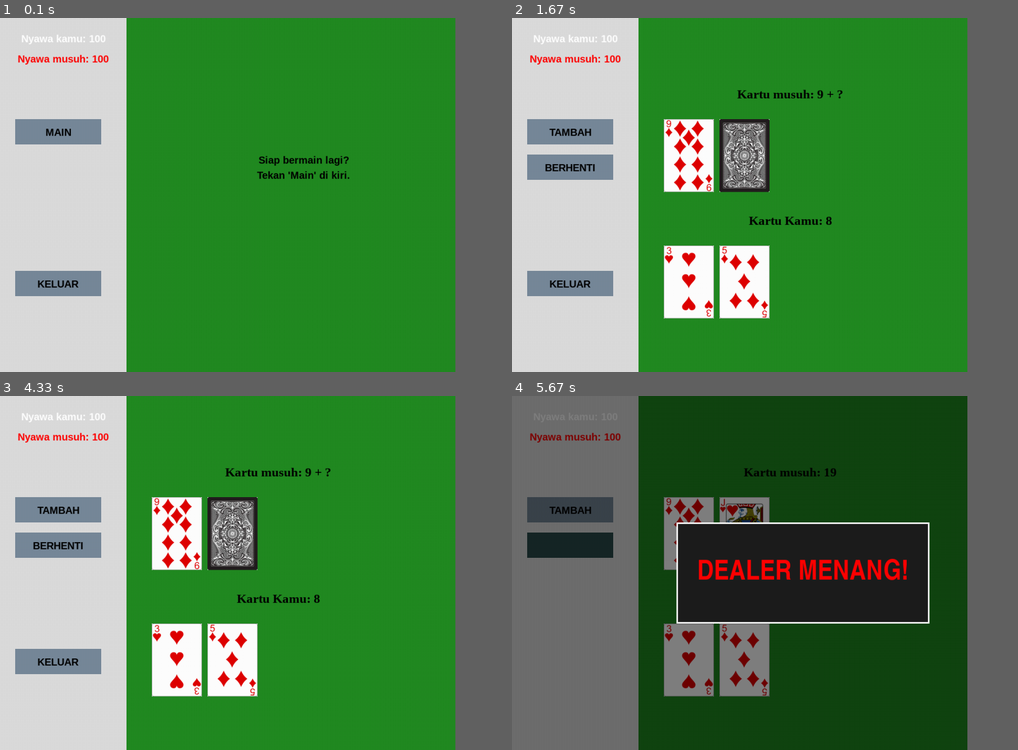
Above: before the commit, frames 1-4 (two rows, left to right).
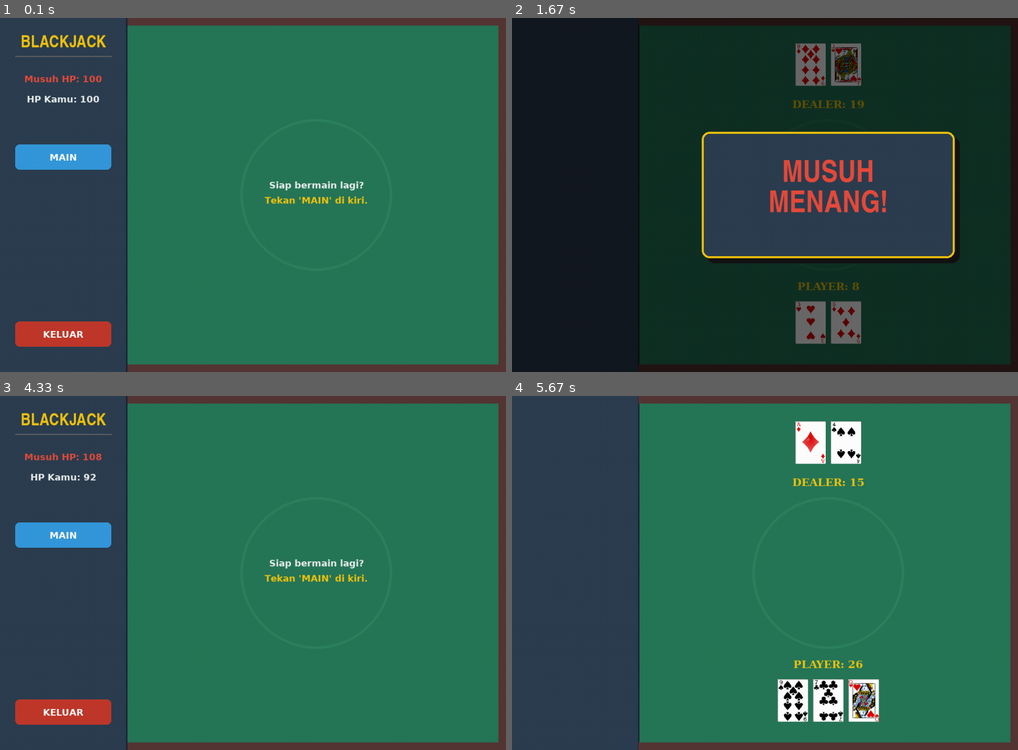
Above: after the commit, the same moments.

Repository: xRdtya/Blackjack-Game
Game: pygame game, started from blackjack_pygames.py
Same seed, same stepped clock (60 frames per second), same inputs: the game is played once before the commit and once after it.
Inputs (mouse positions are in pixels of both pictures, inside the frame that each line leads up to):
- Up to frame 1 (0.1 s): no input
- Up to frame 2 (1.67 s): click "MAIN" at 0.38 s; click (572, 191) at 0.72 s, where only the run after the commit has a clickable "STAND"
- Up to frame 3 (4.33 s): no input
- Up to frame 4 (5.67 s): click (572, 534) at 4.55 s, where only the run after the commit has a clickable "MAIN"; click (608, 526) at 4.88 s
In our replay, the window is 810x630 before the commit and 900x630 after it. These sizes can differ from the game's own. Grey fills any space a smaller window leaves; there, only what the larger window draws over its background counts as a difference.

The runs differ from the first frame. In frame 1, 92% of the frame differs, in the area x 0-100%, y 0-100%; in frame 2, 91%; in frame 3, 92%; in frame 4, 91%.

Commit message:
Add files via upload

Diff:
--- a/blackjack_pygames.py
+++ b/blackjack_pygames.py
@@ -4,57 +4,107 @@
 from blackjack_deck import *
 from constants import *
 
+# Inisialisasi
 pygame.init()
 clock = pygame.time.Clock()
 
+# Setup Layar
 gameDisplay = pygame.display.set_mode((display_width, display_height))
-pygame.display.set_caption('BlackJack Pro')
-
-def text_objects(text, font, color=black):
+pygame.display.set_caption('BlackJack Casino Royale')
+
+# --- 1. SETUP FONT & UKURAN KARTU ---
+font_ui = pygame.font.SysFont('verdana', 18, bold=True)
+font_title = pygame.font.SysFont('impact', 30)
+font_card_val = pygame.font.SysFont('georgia', 24, bold=True)
+# Font hasil diperbesar sedikit agar lebih gagah
+font_result = pygame.font.SysFont('impact', 55)
+
+# KONFIGURASI PRESISI
+NEW_CARD_W = 60
+NEW_CARD_H = 84
+CARD_GAP = 70
+CENTER_X_AREA = 625
+
+# --- 2. FUNGSI GAMBAR VISUAL ---
+
+def draw_casino_table():
+    """Menggambar background meja"""
+    gameDisplay.fill(TABLE_COLOR)
+
+    # Sidebar
+    pygame.draw.rect(gameDisplay, SIDEBAR_COLOR, (0, 0, 250, display_height))
+    pygame.draw.line(gameDisplay, (30, 40, 50), (250, 0), (250, display_height), 3)
+
+    # Dekorasi Lingkaran
+    pygame.draw.circle(gameDisplay, (45, 130, 95), (CENTER_X_AREA, display_height//2), 150, 5)
+
+    # Border Kayu
+    pygame.draw.rect(gameDisplay, BORDER_COLOR, (250, 0, display_width, 15))
+    pygame.draw.rect(gameDisplay, BORDER_COLOR, (250, display_height-15, display_width, 15))
+    pygame.draw.rect(gameDisplay, BORDER_COLOR, (display_width-15, 0, 15, display_height))
+
+def text_objects(text, font, color):
     textSurface = font.render(text, True, color)
     return textSurface, textSurface.get_rect()
 
-def game_texts(text, x, y, color=black, font_type=font_ui):
+def game_texts(text, x, y, color, font_type=font_ui):
     TextSurf, TextRect = text_objects(text, font_type, color)
     TextRect.center = (x, y)
     gameDisplay.blit(TextSurf, TextRect)
 
-def alert(msg, color):
+def draw_result_panel(msg, color):
+    """Menggambar Popup Hasil Multi-line"""
+    # 1. Overlay Gelap
     s = pygame.Surface((display_width, display_height))
-    s.set_alpha(128)
+    s.set_alpha(150)
     s.fill((0,0,0))
     gameDisplay.blit(s, (0,0))
 
-    box_width, box_height = 500, 200
-    box_x = (display_width / 2) - (box_width / 2) + 125
-    box_y = (display_height / 2) - (box_height / 2)
-
-    pygame.draw.rect(gameDisplay, (30, 30, 30), (box_x, box_y, box_width, box_height))
-    pygame.draw.rect(gameDisplay, white, (box_x, box_y, box_width, box_height), 3)
-
-    TextSurf, TextRect = text_objects(msg, font_result, color)
-    TextRect.center = (box_x + (box_width/2), box_y + (box_height/2))
-    gameDisplay.blit(TextSurf, TextRect)
+    # 2. Kotak Panel
+    box_w, box_h = 500, 250
+    box_x = (display_width / 2) - (box_w / 2) + 125
+    box_y = (display_height / 2) - (box_h / 2)
+
+    # Shadow
+    pygame.draw.rect(gameDisplay, (20, 20, 20), (box_x+10, box_y+10, box_w, box_h), border_radius=15)
+    # Background Panel (Biru Gelap Sidebar)
+    pygame.draw.rect(gameDisplay, SIDEBAR_COLOR, (box_x, box_y, box_w, box_h), border_radius=15)
+    # Border Emas
+    pygame.draw.rect(gameDisplay, TEXT_GOLD, (box_x, box_y, box_w, box_h), 4, border_radius=15)
+
+    # 3. LOGIKA MULTI-LINE (Pemisah Baris)
+    lines = msg.split('\n')
+
+    # Hitung posisi Y awal
+    # Tinggi font +/- 55px. Kita atur agar pas di tengah vertikal.
+    start_y = box_y + (box_h / 2) - ((len(lines) * 60) / 2) + 20
+
+    for i, line in enumerate(lines):
+        TextSurf, TextRect = text_objects(line, font_result, color)
+        # Jarak antar baris 60 pixel
+        TextRect.center = (box_x + (box_w/2), start_y + (i * 60))
+        gameDisplay.blit(TextSurf, TextRect)
 
     pygame.display.update()
 
 def button(msg, x, y, w, h, ic, ac, events, action=None, args=None):
     mouse = pygame.mouse.get_pos()
     if x + w > mouse[0] > x and y + h > mouse[1] > y:
-        pygame.draw.rect(gameDisplay, ac, (x, y, w, h))
+        pygame.draw.rect(gameDisplay, ac, (x, y, w, h), border_radius=8)
         for event in events:
             if event.type == pygame.MOUSEBUTTONDOWN and event.button == 1:
                 if action != None:
-                    if args is not None:
-                        action(args)
-                    else:
-                        action()
+                    if args is not None: action(args)
+                    else: action()
     else:
-        pygame.draw.rect(gameDisplay, ic, (x, y, w, h))
-
-    TextSurf, TextRect = text_objects(msg, font_ui, black)
+        pygame.draw.rect(gameDisplay, ic, (x, y, w, h), border_radius=8)
+
+    text_color = white
+    TextSurf, TextRect = text_objects(msg, font_ui, text_color)
     TextRect.center = ((x + (w/2)), (y + (h/2)))
     gameDisplay.blit(TextSurf, TextRect)
+
+# --- CLASS PERMAINAN ---
 
 class Play:
     def __init__(self):
@@ -66,10 +116,23 @@
         self.enemy_hp = 100
         self.playing = False
 
-    def newGame(self, show_dealer_all=False):
-        pygame.draw.rect(gameDisplay, background_color, (250, 0, display_width-250, display_height))
-
-        # Kartu musuh
+    def redraw_game_window(self, show_dealer_all=False):
+        draw_casino_table()
+
+        # --- LOGIKA POSISI DINAMIS ---
+        def get_start_x(total_cards):
+            if total_cards < 2: total_cards = 2
+            return CENTER_X_AREA - ((total_cards * CARD_GAP) / 2) + (CARD_GAP / 2) - (NEW_CARD_W / 2)
+
+        # --- DEALER (Y=50) ---
+        dealer_y = 50
+        num_dealer = len(self.dealer.card_img)
+        dealer_slots = max(2, num_dealer)
+        start_dealer_x = get_start_x(dealer_slots)
+
+        for i in range(dealer_slots):
+             pygame.draw.rect(gameDisplay, CARD_SLOT_COLOR, (start_dealer_x + (i * CARD_GAP), dealer_y, NEW_CARD_W, NEW_CARD_H), border_radius=5)
+
         for i, card_name in enumerate(self.dealer.card_img):
             if i == 1 and not show_dealer_all:
                 img = pygame.image.load('img/back.png').convert()
@@ -77,34 +140,48 @@
                 try:
                     img = pygame.image.load('img/' + card_name + '.png').convert()
                 except: continue
-            gameDisplay.blit(img, (300 + (i * 110), 200))
-
-        # Skor musuh
+
+            img = pygame.transform.scale(img, (NEW_CARD_W, NEW_CARD_H))
+            gameDisplay.blit(img, (start_dealer_x + (i * CARD_GAP), dealer_y))
+
+        # Teks Skor Dealer (Y=170)
         if show_dealer_all:
-            game_texts(f"Kartu musuh: {self.dealer.value}", 550, 150, black, font_card_text)
+            game_texts(f"DEALER: {self.dealer.value}", CENTER_X_AREA, 170, TEXT_GOLD, font_card_val)
         else:
             if len(self.dealer.cards) > 0:
                 first_val = self.dealer.cards[0][0]
                 val = 10 if first_val in ['J','Q','K','10'] else (11 if first_val == 'A' else int(first_val))
-                game_texts(f"Kartu musuh: {val} + ?", 550, 150, black, font_card_text)
-
-        # Kartu player
+                game_texts(f"DEALER: {val} + ?", CENTER_X_AREA, 170, TEXT_COLOR, font_card_val)
+
+
+        # --- PLAYER (Y=560) ---
+        player_y = 560
+        num_player = len(self.player.card_img)
+        player_slots = max(2, num_player)
+        start_player_x = get_start_x(player_slots)
+
+        for i in range(player_slots):
+             pygame.draw.rect(gameDisplay, CARD_SLOT_COLOR, (start_player_x + (i * CARD_GAP), player_y, NEW_CARD_W, NEW_CARD_H), border_radius=5)
+
+        # Teks Skor Player (Y=530)
+        game_texts(f"PLAYER: {self.player.value}", CENTER_X_AREA, 530, TEXT_GOLD, font_card_val)
+
         for i, card_name in enumerate(self.player.card_img):
             try:
                 img = pygame.image.load('img/' + card_name + '.png').convert()
-                gameDisplay.blit(img, (300 + (i * 110), 450))
+                img = pygame.transform.scale(img, (NEW_CARD_W, NEW_CARD_H))
+                gameDisplay.blit(img, (start_player_x + (i * CARD_GAP), player_y))
             except: continue
 
-        # Skor Player
-        game_texts(f"Kartu Kamu: {self.player.value}", 550, 400, black, font_card_text)
-
         pygame.display.update()
 
     def display_stats(self):
-        game_texts(f"Nyawa musuh: {self.enemy_hp}", 125, 80, dark_red, font_ui)
-        game_texts(f"Nyawa kamu: {self.hp}", 125, 40, white, font_ui)
-
-    def deal(self):
+        game_texts("BLACKJACK", 125, 50, TEXT_GOLD, font_title)
+        pygame.draw.line(gameDisplay, (100,100,100), (30, 75), (220, 75), 2)
+        game_texts(f"Musuh HP: {self.enemy_hp}", 125, 120, TEXT_RED, font_ui)
+        game_texts(f"HP Kamu: {self.hp}", 125, 160, TEXT_COLOR, font_ui)
+
+    def deal(self, amount):
         self.deck = Deck()
         self.dealer = Hand()
         self.player = Hand()
@@ -113,9 +190,8 @@
 
         if self.hp <= 0:
             self.playing = False
-            self.newGame()
-
-            alert("GAME OVER!", red)
+            self.redraw_game_window()
+            draw_result_panel("GAME OVER!\nNYAWA HABIS", TEXT_RED)
             time.sleep(3)
             self.reset_game()
             return
@@ -127,101 +203,108 @@
         self.player.calc_hand()
         self.dealer.calc_hand()
 
-        self.newGame()
+        self.redraw_game_window()
         self.check_blackjack_start()
+
+    def hit(self):
+        if not self.playing: return
+
+        if len(self.player.card_img) >= 5:
+            pygame.draw.rect(gameDisplay, TABLE_COLOR, (CENTER_X_AREA - 200, 330, 400, 40))
+            game_texts("Maksimal 5 Kartu!", CENTER_X_AREA, 350, TEXT_RED)
+            pygame.display.update()
+            time.sleep(0.5)
+            self.redraw_game_window()
+            return
+
+        self.player.add_card(self.deck.deal())
+        self.player.calc_hand()
+        self.redraw_game_window()
+
+        if self.player.value > 21:
+            self.playing = False
+            self.redraw_game_window(show_dealer_all=True)
+            time.sleep(1)
+            self.calculate_winner()
+
+    def stand(self):
+        if not self.playing: return
+        self.playing = False
+
+        self.redraw_game_window(show_dealer_all=True)
+        time.sleep(0.5)
+
+        while self.dealer.value < 17 and len(self.dealer.card_img) < 6:
+            self.dealer.add_card(self.deck.deal())
+            self.dealer.calc_hand()
+            self.redraw_game_window(show_dealer_all=True)
+            time.sleep(1)
+
+        self.calculate_winner()
 
     def check_blackjack_start(self):
         finish = False
         msg = ""
-        color = grey
+        color = TEXT_COLOR
 
         if self.player.value == 21 and self.dealer.value == 21:
-            msg = "SERI!"
+            msg = "PUSH\n(SERI)"
             self.hp += self.player.value * 2
             finish = True
         elif self.player.value == 21:
-            msg = "BLACKJACK! MENANG!"
-            color = green
+            msg = "BLACKJACK!\nKAMU MENANG!"
+            color = TEXT_GOLD
             self.enemy_hp -= int(self.player.value * 2)
             self.hp += self.player.value
             finish = True
         elif self.dealer.value == 21:
-            msg = "DEALER BLACKJACK!"
-            color = red
+            msg = "MUSUH BLACKJACK!\nKAMU KALAH"
+            color = TEXT_RED
             self.hp -= int(self.player.value * 2)
             self.enemy_hp += self.player.value
             finish = True
 
         if finish:
             self.playing = False
-            self.newGame(show_dealer_all=True)
-            alert(msg, color)
+            self.redraw_game_window(show_dealer_all=True)
+            draw_result_panel(msg, color)
             time.sleep(3)
             self.play_or_exit()
 
-    def hit(self):
-        if not self.playing: return
-
-        if len(self.player.card_img) >= 5:
-            pygame.draw.rect(gameDisplay, background_color, (400, 360, 400, 40))
-            game_texts("Maksimal 5 Kartu!", 600, 380, red, font_ui)
-            pygame.display.update()
-            time.sleep(0.5)
-            self.newGame()
-            return
-
-        self.player.add_card(self.deck.deal())
-        self.player.calc_hand()
-        self.newGame()
-
-        if self.player.value > 21:
-            self.stand()
-
-    def stand(self):
-        if not self.playing: return
-        self.playing = False
-
-        self.newGame(show_dealer_all=True)
-        time.sleep(0.5)
-
-        while self.dealer.value < 17 and len(self.dealer.card_img) < 6:
-            self.dealer.add_card(self.deck.deal())
-            self.dealer.calc_hand()
-            self.newGame(show_dealer_all=True)
-            time.sleep(1)
-
-        self.calculate_winner()
-
     def calculate_winner(self):
         msg = ""
-        col = grey
-
+        col = TEXT_COLOR
+
+        # --- FORMAT TEKS DISESUAIKAN DI SINI ---
         if self.player.value > 21:
-            msg = "KAMU KALAH"
-            col = red
-            self.enemy_hp += 10
-            self.hp -= 10
+             msg = "KAMU BUST!\nKALAH!"
+             col = TEXT_RED
+             self.enemy_hp += 10
+             self.hp -= 10
         elif self.dealer.value > 21:
-            msg = "DEALER BUST! MENANG!"
-            col = green
-            self.enemy_hp -= self.player.value
-            self.hp += self.player.value
+             # FORMAT YANG KAMU MINTA:
+             # Baris 1: MUSUH
+             # Baris 2: BUST! MENANG!
+             msg = "MUSUH\nBUST! MENANG!"
+             col = TEXT_GOLD
+             self.enemy_hp -= self.player.value
+             self.hp += self.player.value
         elif self.player.value > self.dealer.value:
-            msg = "KAMU MENANG!"
-            col = green
+            msg = "KAMU\nMENANG!"
+            col = TEXT_GOLD
             self.enemy_hp -= self.player.value
             self.hp += self.player.value
         elif self.player.value < self.dealer.value:
-            msg = "DEALER MENANG!"
-            col = red
+            msg = "MUSUH\nMENANG!"
+            col = TEXT_RED
             self.enemy_hp += self.player.value
             self.hp -= self.player.value
         else:
-            msg = "SERI"
-            col = grey
+            msg = "PUSH\n(SERI)"
+            col = TEXT_COLOR
             self.hp += 10
 
-        alert(msg, col)
+        draw_result_panel(msg, col)
         time.sleep(3)
         self.play_or_exit()
 
@@ -235,22 +318,23 @@
 
     def play_or_exit(self):
         self.playing = False
-
-        pygame.draw.rect(gameDisplay, background_color, (250, 0, display_width-250, display_height))
-        pygame.draw.rect(gameDisplay, grey, (0, 0, 250, 700))
-
-        game_texts("Siap bermain lagi?", 600, 280, black, font_ui)
-        game_texts("Tekan 'Main' di kiri.", 600, 310, black, font_ui)
+        draw_casino_table()
+
+        game_texts("Siap bermain lagi?", CENTER_X_AREA, 330, TEXT_COLOR, font_ui)
+        game_texts("Tekan 'MAIN' di kiri.", CENTER_X_AREA, 360, TEXT_GOLD, font_ui)
         pygame.display.update()
+
+# --- MAIN LOOP ---
 
 play_blackjack = Play()
 running = True
 
-gameDisplay.fill(background_color)
+gameDisplay.fill(TABLE_COLOR)
 play_blackjack.play_or_exit()
 
 while running:
-    pygame.draw.rect(gameDisplay, grey, (0, 0, 250, 700))
+    pygame.draw.rect(gameDisplay, SIDEBAR_COLOR, (0, 0, 250, display_height))
+    pygame.draw.line(gameDisplay, (30, 40, 50), (250, 0), (250, display_height), 3)
 
     play_blackjack.display_stats()
 
@@ -260,12 +344,12 @@
             running = False
 
     if play_blackjack.playing:
-        button("TAMBAH", 30, 200, 170, 50, light_slat, dark_slat, events, play_blackjack.hit)
-        button("BERHENTI", 30, 270, 170, 50, light_slat, dark_slat, events, play_blackjack.stand)
+        button("HIT", 30, 250, 190, 50, BTN_ACTION_COLOR, BTN_ACTION_HOVER, events, play_blackjack.hit)
+        button("STAND", 30, 320, 190, 50, BTN_STOP_COLOR, BTN_STOP_HOVER, events, play_blackjack.stand)
     else:
-        button("MAIN", 30, 200, 170, 50, light_slat, dark_slat, events, play_blackjack.deal)
-
-    button("KELUAR", 30, 500, 170, 50, light_slat, dark_red, events, play_blackjack.exit)
+        button("MAIN", 30, 250, 190, 50, BTN_MAIN_COLOR, BTN_MAIN_HOVER, events, play_blackjack.deal, 10)
+
+    button("KELUAR", 30, 600, 190, 50, BTN_EXIT_COLOR, BTN_EXIT_HOVER, events, play_blackjack.exit)
 
     pygame.display.flip()
     clock.tick(60)
--- a/constants.py
+++ b/constants.py
@@ -1,33 +1,53 @@
-import pygame as pygame
+import pygame
 
-display_width = 900
+pygame.init()
+
+# --- UKURAN LAYAR ---
+display_width = 1000
 display_height = 700
 
-background_color = (34,139,34)
-grey = (220,220,220)
-black = (0,0,0)
-green = (0, 200, 0)
-red = (255,0,0)
-light_red = (200, 0, 0)
-light_slat = (119,136,153)
-dark_slat = (47, 79, 79)
-dark_red = (255, 0, 0)
-gold = (255, 215, 0)
+# --- WARNA DASAR (FIX ERROR) ---
 white = (255, 255, 255)
-pygame.init()
-font = pygame.font.SysFont("Arial", 20)
-textfont = pygame.font.SysFont('Comic Sans MS', 25)
-game_end = pygame.font.SysFont('dejavusans', 100)
-blackjack = pygame.font.SysFont('roboto', 70)
-font_result = pygame.font.SysFont('impact', 50)
-font_ui = pygame.font.SysFont('arial', 20, bold=True)
-font_card_text = pygame.font.SysFont('timesnewroman', 25, bold=True)
+black = (0, 0, 0)
+grey = (220, 220, 220)
 
+# --- PALET WARNA (CASINO THEME) ---
+# Background Meja (Emerald Green)
+TABLE_COLOR = (39, 119, 88)
+# Warna Pinggiran Meja (Coklat Gelap)
+BORDER_COLOR = (86, 54, 53)
 
+# Sidebar (Charcoal Blue)
+SIDEBAR_COLOR = (44, 62, 80)
+
+# Teks
+TEXT_COLOR = (236, 240, 241) # Putih tulang
+TEXT_GOLD = (241, 196, 15)   # Emas
+TEXT_RED = (231, 76, 60)     # Merah soft
+
+# Tombol
+BTN_MAIN_COLOR = (52, 152, 219) # Biru
+BTN_MAIN_HOVER = (41, 128, 185)
+
+BTN_ACTION_COLOR = (46, 204, 113) # Hijau
+BTN_ACTION_HOVER = (39, 174, 96)
+
+BTN_STOP_COLOR = (230, 126, 34)   # Oranye
+BTN_STOP_HOVER = (211, 84, 0)
+
+BTN_EXIT_COLOR = (192, 57, 43)    # Merah bata
+BTN_EXIT_HOVER = (150, 40, 40)
+
+# Kartu
+CARD_SLOT_COLOR = (30, 90, 65)
+
+# --- FONTS ---
+font_ui = pygame.font.SysFont('verdana', 20, bold=True)
+font_card = pygame.font.SysFont('georgia', 24, bold=True)
+font_result = pygame.font.SysFont('impact', 60)
+
+# --- LAIN-LAIN ---
 SUITS = ['C', 'S', 'H', 'D']
 RANKS = ['A', '2', '3', '4', '5', '6', '7', '8', '9', '10', 'J', 'Q', 'K']
 
 CARD_SIZE = (72, 96)
-CARD_CENTER = (36, 48)
-CARD_BACK_SIZE = (72, 96)
-CARD_BACK_CENTER = (36, 48)
